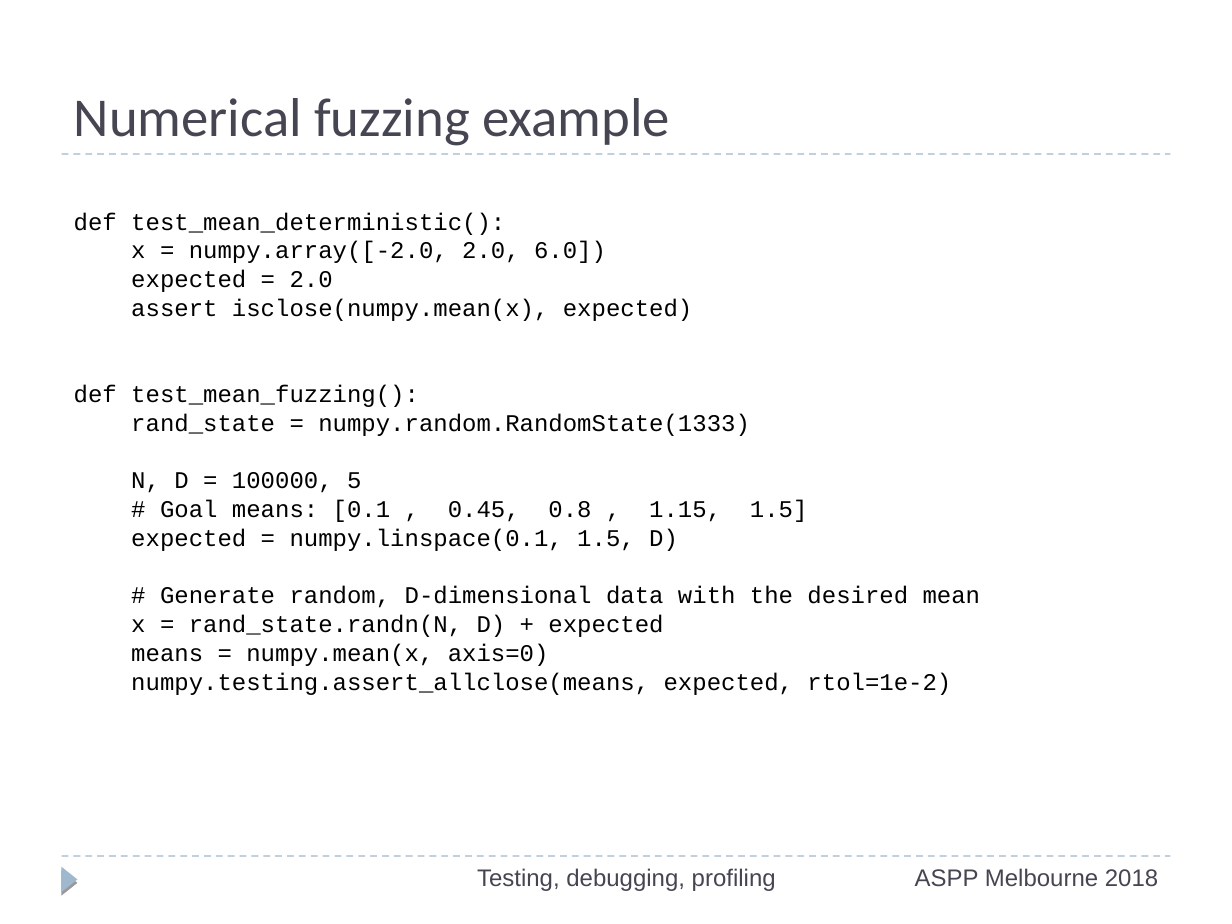
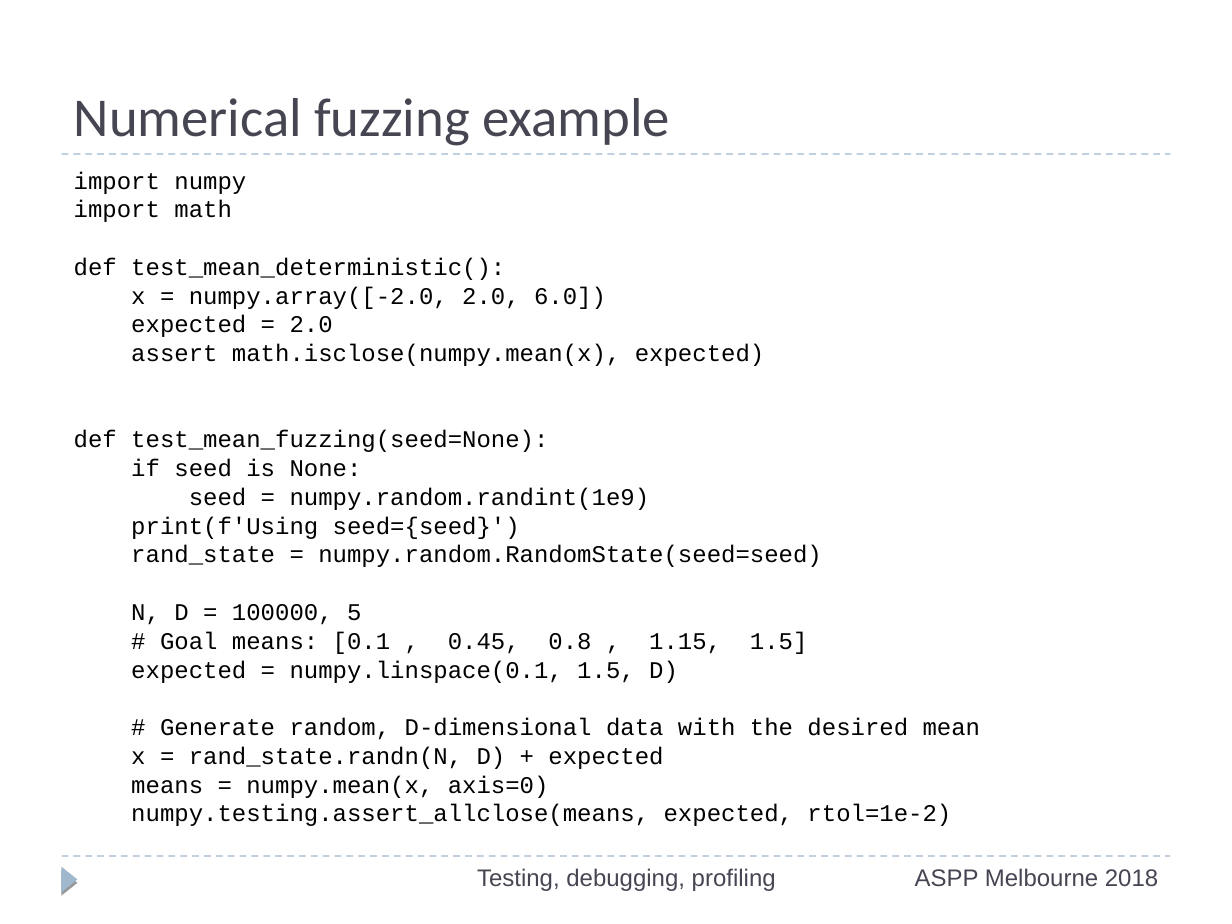
Before and after one commit to ASPP/testing_debugging_profiling, a slide deck: slide 43 of testing-debugging-profiling.odp. Drawn at 1232x924 pixels with LibreOffice and Linux fonts; fonts in the diff are those of the drawing. Boxes give left, top, right and bottom in pixels: in the first picture for what was removed or moved away, otherwise in the second. Text is boxed around its words. In the diff, an @@ line names an element or a change of style, - is before the commit and + after.

```diff
--- a/testing-debugging-profiling.odp
+++ b/testing-debugging-profiling.odp
@@ text "import numpy": place and size @@
-text "import numpy" at (74,212,981,695)
+text "import numpy" at (74,171,981,826)
@@ text at (74,171,246,222): paragraphs added @@
+import numpy
+import math
@@ text at (74,344,822,567): text changed @@
-assert isclose(numpy.mean(x), expected)
-def test_mean_fuzzing():
-rand_state = numpy.random.RandomState(1333)
+assert math.isclose(numpy.mean(x), expected)
+def test_mean_fuzzing(seed=None):
+if seed is None:
+seed = numpy.random.randint(1e9)
+print(f'Using seed={seed}')
+rand_state = numpy.random.RandomState(seed=seed)
```
Also in this commit, not shown: 2 other slides changed, 1 other file.
